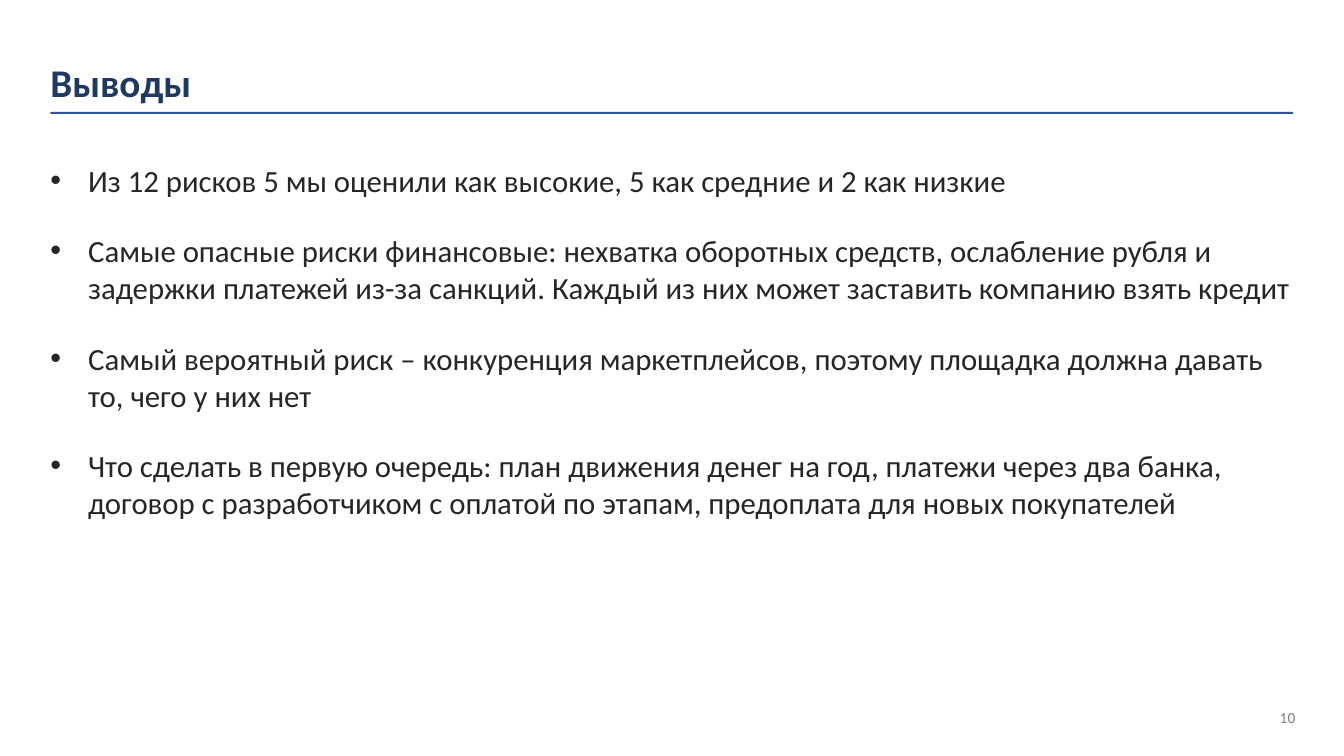
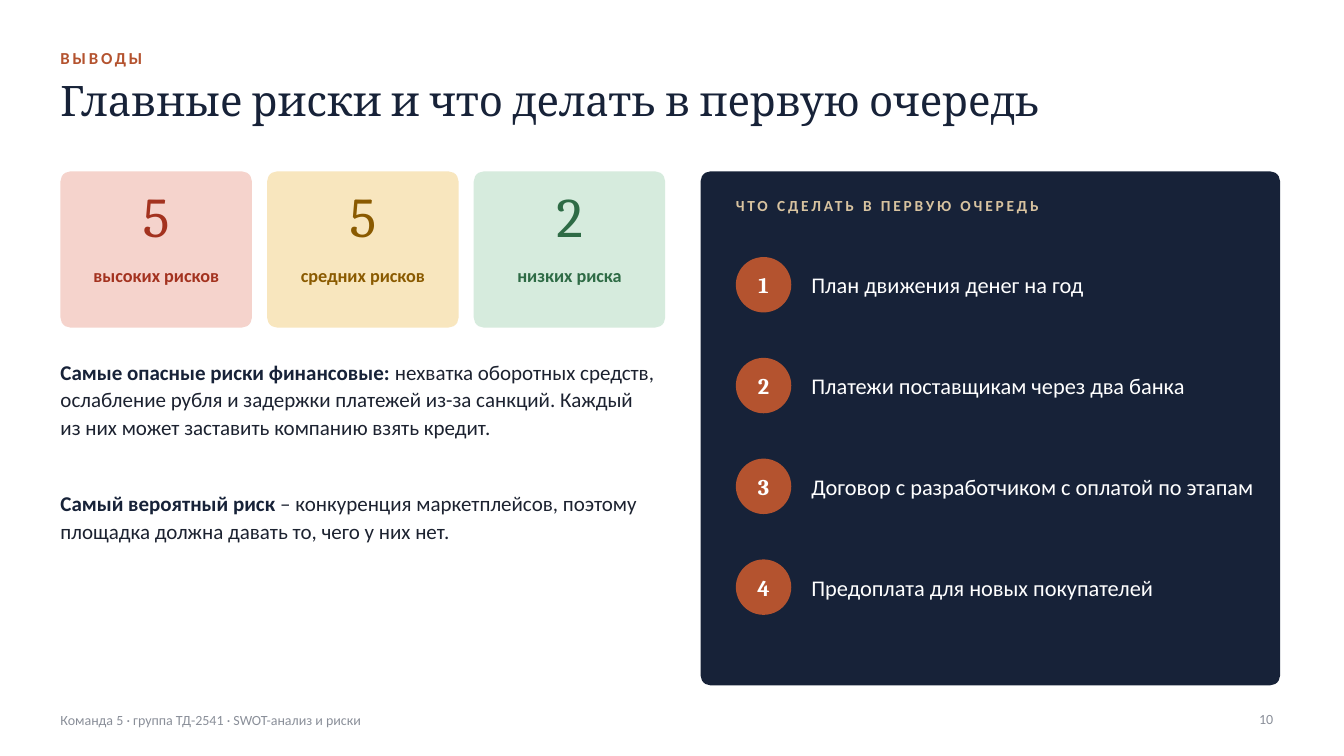
Before and after one commit to caesart966-web/first_reposirtory, a slide deck: slide 10 of komanda-5/02.11_SWOT_и_риски/Команда_5_SWOT_и_риски_презентация.pptx. Drawn at 1344x756 pixels with LibreOffice and Linux fonts; fonts in the diff are those of the drawing. Boxes give left, top, right and bottom in pixels: in the first picture for what was removed or moved away, otherwise in the second. Text is boxed around its words. In the diff, an @@ line names an element or a change of style, - is before the commit and + after.

```diff
--- a/komanda-5/02.11_SWOT_и_риски/Команда_5_SWOT_и_риски_презентация.pptx
+++ b/komanda-5/02.11_SWOT_и_риски/Команда_5_SWOT_и_риски_презентация.pptx
@@ text at bbox=[60, 53, 142, 67]: text changed; size 28 to 12 pt; text colour #1F3864 to #B4532F @@
-Выводы
+ВЫВОДЫ
@@ text "ВЫВОДЫ" at bbox=[60, 53, 142, 67]: vertical alignment bottom to middle @@
@@ title added at bbox=[60, 86, 1040, 126], 30 pt, text #172238 @@
+Главные риски и что делать в первую очередь
@@ line removed from (50, 113) to (1294, 113) @@
@@ rounded rectangle added at bbox=[60, 171, 252, 328], fill #F5D3CC @@
@@ text removed at bbox=[88, 172, 1289, 519] @@
-• Из 12 рисков 5 мы оценили как высокие, 5 как средние и 2 как низкие
-• Самые опасные риски финансовые: нехватка оборотных средств, ослабление рубля и задержки платежей из-за санкций. Каждый из них может заставить компанию взять кредит
-• Самый вероятный риск – конкуренция маркетплейсов, поэтому площадка должна давать то, чего у них нет
-• Что сделать в первую очередь: план движения денег на год, платежи через два банка, договор с разработчиком с оплатой по этапам, предоплата для новых покупателей
@@ rounded rectangle added at bbox=[267, 171, 459, 328], fill #F8E6BE @@
@@ rounded rectangle added at bbox=[474, 171, 665, 328], fill #D6EBDD @@
@@ rounded rectangle added at bbox=[701, 171, 1280, 686], fill #172238 @@
@@ text added at bbox=[143, 199, 170, 238], 40 pt, text #A3321F @@
+5
@@ text added at bbox=[350, 199, 377, 238], 40 pt, text #8A5A00 @@
+5
@@ text added at bbox=[556, 199, 582, 237], 40 pt, text #2E6B45 @@
+2
@@ text added at bbox=[863, 201, 872, 211], 11 pt, text #D8C3A0, bold @@
+ЧТО СДЕЛАТЬ В ПЕРВУЮ ОЧЕРЕДЬ
@@ ellipse added at bbox=[736, 257, 791, 313], fill #B4532F @@
@@ text added at bbox=[93, 273, 219, 285], 13 pt, text #A3321F, bold @@
+высоких рисков
@@ text added at bbox=[301, 273, 425, 285], 13 pt, text #8A5A00, bold @@
+средних рисков
@@ text added at bbox=[517, 273, 622, 285], 13 pt, text #2E6B45, bold @@
+низких риска
@@ text added at bbox=[758, 278, 768, 293], 16 pt, text #FFFFFF, bold @@
+1
@@ text added at bbox=[811, 278, 1083, 297], 16 pt, text #FFFFFF @@
+План движения денег на год
@@ ellipse added at bbox=[736, 358, 791, 413], fill #B4532F @@
@@ text added at bbox=[60, 365, 654, 439], 15 pt, text #1C2230 @@
+Самые опасные риски финансовые: нехватка оборотных средств, ослабление рубля и задержки платежей из-за санкций. Каждый из них может заставить компанию взять кредит.
@@ text added at bbox=[758, 379, 769, 394], 16 pt, text #FFFFFF, bold @@
+2
@@ text added at bbox=[811, 379, 1184, 398], 16 pt, text #FFFFFF @@
+Платежи поставщикам через два банка
@@ ellipse added at bbox=[736, 459, 791, 514], fill #B4532F @@
@@ text added at bbox=[60, 496, 637, 543], 15 pt, text #1C2230 @@
+Самый вероятный риск – конкуренция маркетплейсов, поэтому площадка должна давать то, чего у них нет.
@@ text added at bbox=[758, 480, 769, 495], 16 pt, text #FFFFFF, bold @@
+3
@@ text added at bbox=[811, 480, 1254, 499], 16 pt, text #FFFFFF @@
+Договор с разработчиком с оплатой по этапам
@@ ellipse added at bbox=[736, 560, 791, 615], fill #B4532F @@
@@ text added at bbox=[757, 581, 769, 596], 16 pt, text #FFFFFF, bold @@
+4
@@ text added at bbox=[811, 581, 1153, 600], 16 pt, text #FFFFFF @@
+Предоплата для новых покупателей
@@ text added at bbox=[60, 716, 361, 727], 10 pt, text #8A8F99 @@
+Команда 5 · группа ТД-2541 · SWOT-анализ и риски
@@ page number: place and size @@
-page number at bbox=[1280, 713, 1296, 723]
+page number at bbox=[1259, 715, 1273, 724]
@@ page number at bbox=[1259, 715, 1273, 724]: size 11 to 10 pt, text colour #7F7F7F to #8A8F99 @@
```
Also in this commit, not shown: 10 other slides changed, 3 other files.
